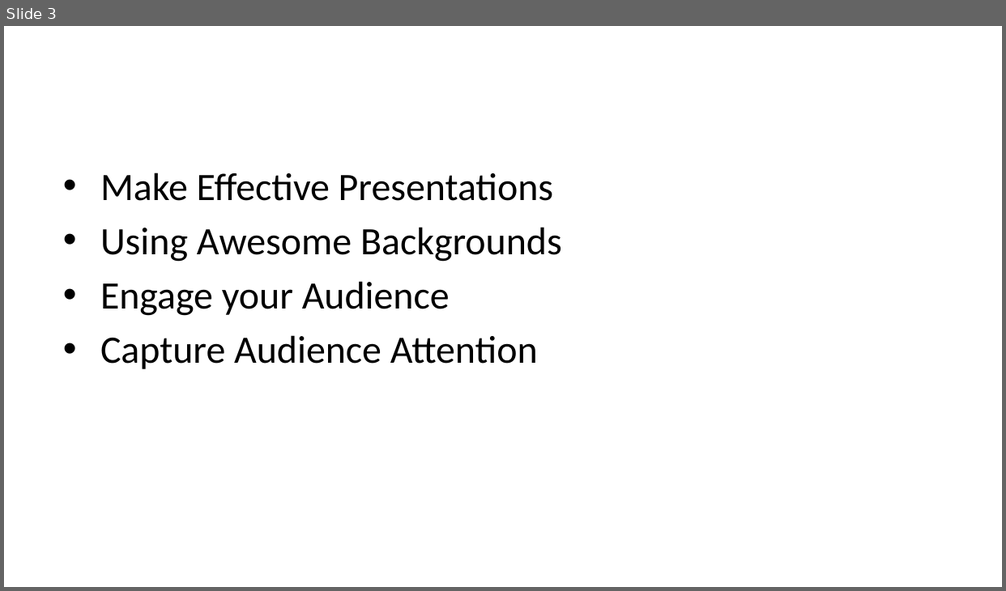
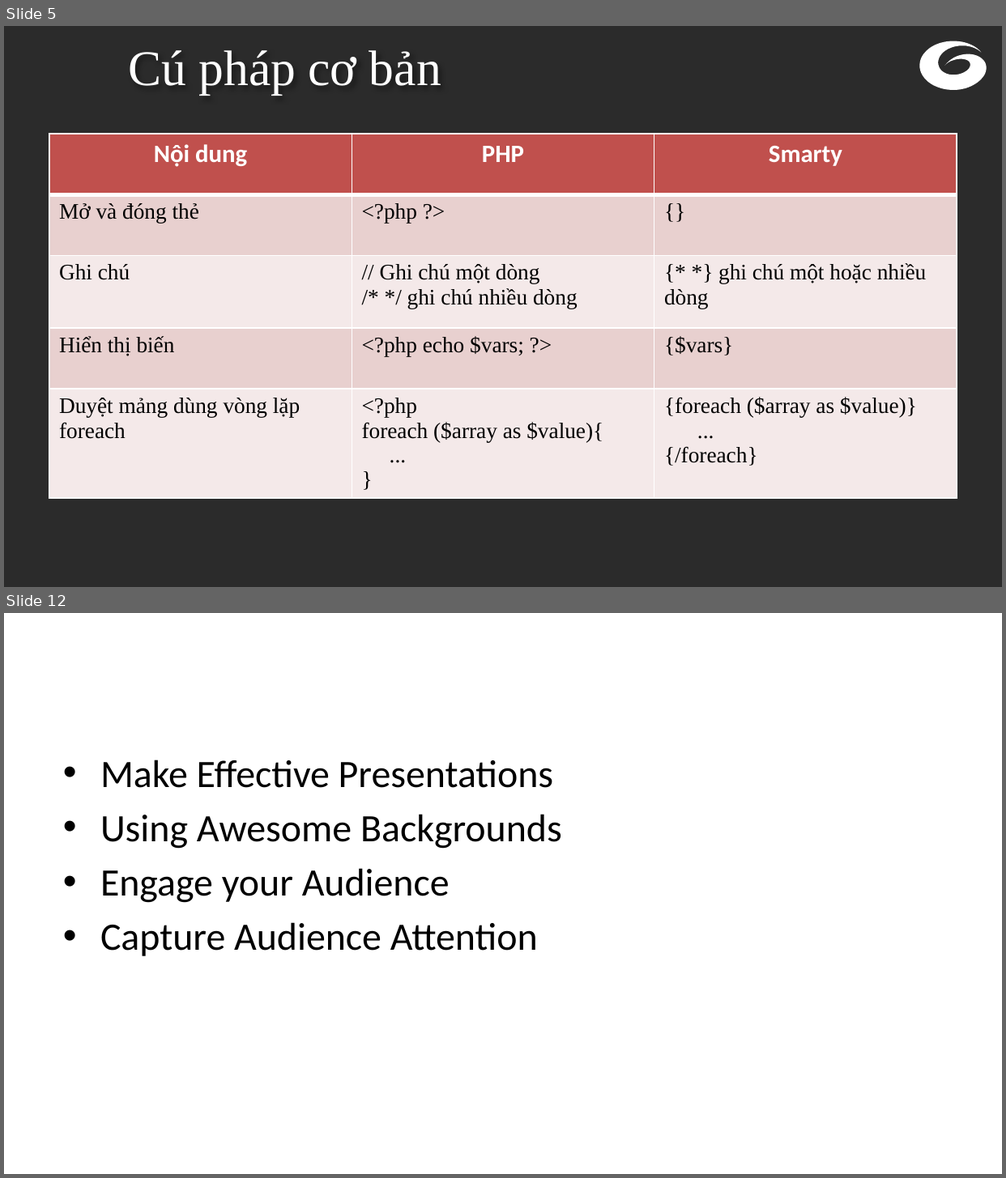
Before and after one commit to norihood/nihongo, a slide deck: PP dep/Mau_PowerPoint_Dep/smarty.pptx. Shown one above the other, each under a label of ours: slide 3 before the commit, slides 5 and 12 after it; the slides between them are not shown. The pictures are 1006x591 and 1006x1178 pixels, drawn with LibreOffice and Linux fonts; fonts in the diff are those of the drawing; background and template pictures are left out; a plain dark background stands for a picture behind light text. Boxes give left, top, right and bottom in pixels: in the first picture for what was removed or moved away, otherwise in the second. Text is boxed around its words. In the diff, an @@ line names an element or a change of style, - is before the commit and + after.

```diff
--- a/PP dep/Mau_PowerPoint_Dep/smarty.pptx
+++ b/PP dep/Mau_PowerPoint_Dep/smarty.pptx
@@ slide 5 added at (4, 26, 1002, 587), background picture (left out) @@
@@ freeform shape added at (920, 41, 987, 90), fill #FFFFFF @@
@@ text added at (128, 50, 441, 95), 36 pt, text #FFFFFF @@
+Cú pháp cơ bản
@@ table added at (49, 134, 956, 505), 5 rows, 3 columns @@
+Nội dung | PHP | Smarty
+Mở và đóng thẻ | <?php ?> | {}
+Ghi chú | // Ghi chú một dòng / /* */ ghi chú nhiều dòng | {* *} ghi chú một hoặc nhiều dòng
+Hiển thị biến | <?php echo $vars; ?> | {$vars}
+Duyệt mảng dùng vòng lặp foreach | <?php foreach ($array as $value){ ... } | {foreach ($array as $value)} / ... / {/foreach}
@@ what was slide 3 is now slide 12 @@
```
Also in this commit, not shown: 1 slide changed, 8 other slides added, 1 other file.
